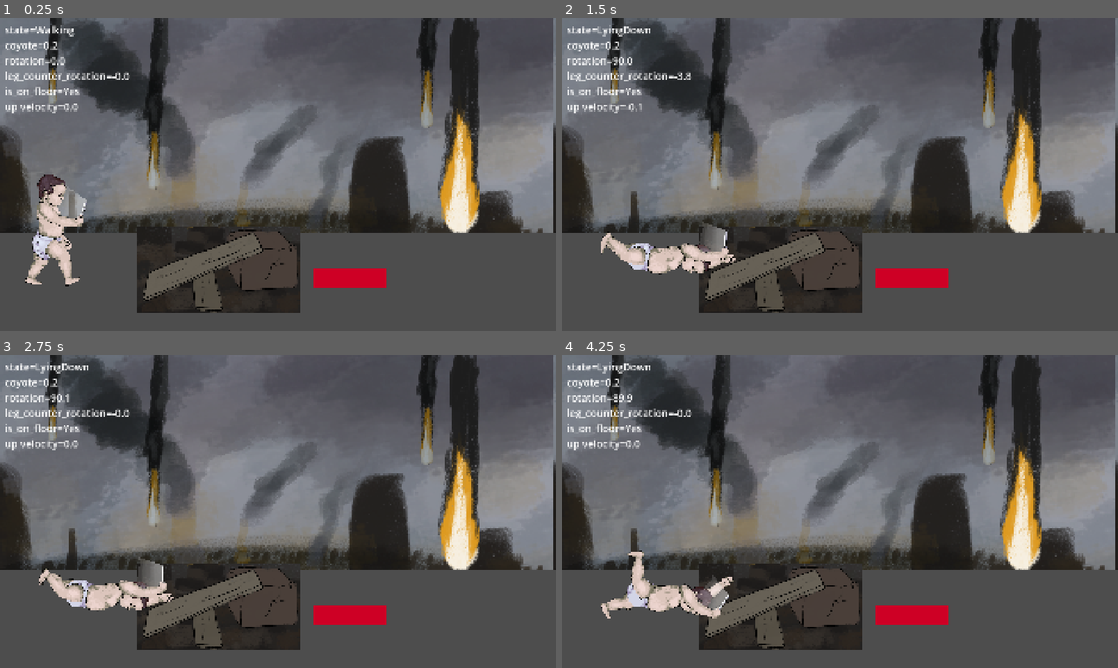
Above: before the commit, frames 1-4 (two rows, left to right).
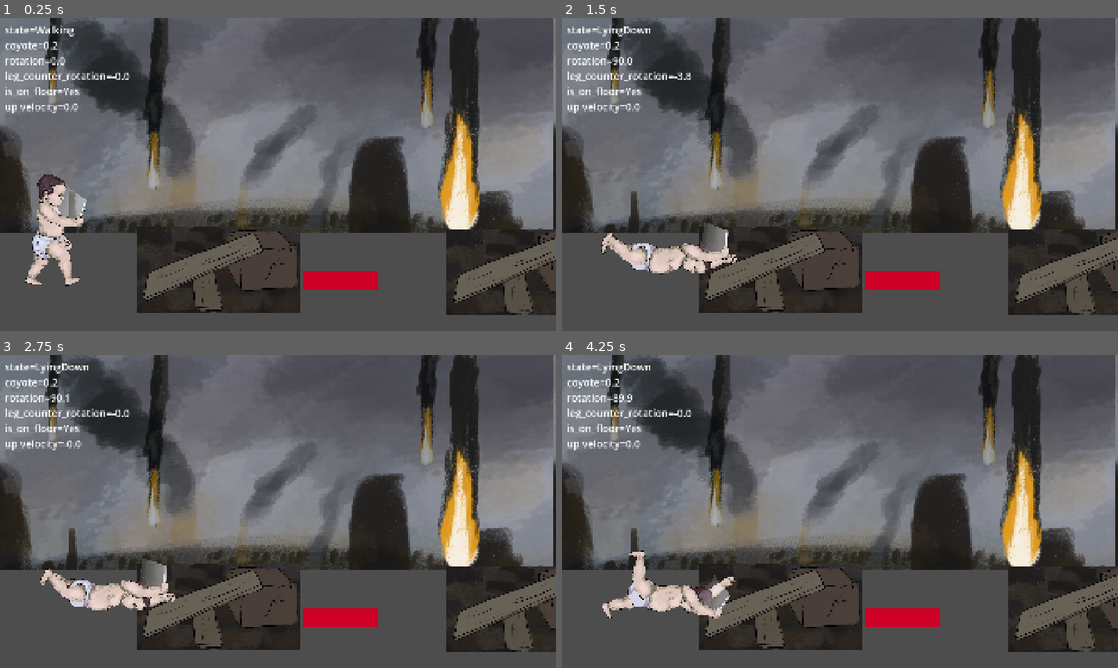
Above: after the commit, the same moments.

Repository: Ezcapist/Doomsday-Scrolling
Game: Godot game, scene res://scenes/wereld.tscn
Same seed, same stepped clock (60 frames per second), same inputs: the game is played once before the commit and once after it.
Inputs:
- Up to frame 1 (0.25 s): no input
- Up to frame 2 (1.5 s): hold D (move_right) from 0.53 s (still down)
- Up to frame 3 (2.75 s): release D (move_right) at 2.03 s; hold A (move_left) from 2.03 s (still down)
- Up to frame 4 (4.25 s): release A (move_left) at 2.78 s; hold D (move_right) from 2.78 s (still down)

The runs differ from the first frame. In frame 1, 4.7% of the frame differs, in the area x 54-100%, y 67-95%; in frame 2, 5.4%; in frame 3, 5.6%, in the area x 7-100%, y 27-95%; in frame 4, 5.4%.

Commit message:
Make player move in the air too. Make trampoline work when rotated.

Diff:
--- a/doomsday-scrolling/scenes/wereld.tscn
+++ b/doomsday-scrolling/scenes/wereld.tscn
@@ -68,5 +68,14 @@
 collision_layer = 4
 collision_mask = 15
 
+[node name="Ramp2" parent="Obstacles" instance=ExtResource("4_10pvp")]
+position = Vector2(1072, 8)
+collision_layer = 4
+collision_mask = 15
+
 [node name="Trampoline" parent="." instance=ExtResource("6_jj4wm")]
-position = Vector2(1208, 864)
+position = Vector2(1176, 872)
+
+[node name="Trampoline2" parent="." instance=ExtResource("6_jj4wm")]
+position = Vector2(2224, 864)
+rotation = 0.345894
--- a/doomsday-scrolling/scripts/player.gd
+++ b/doomsday-scrolling/scripts/player.gd
@@ -3,6 +3,7 @@
 @export var top_speed: float = 50.0
 @export var tilt_strength: float = 1000.0
 @export var walk_strength: float = 500.0
+@export var fly_strength: float = 100.0
 @export var damp_strength: float = 500.0
 @export var max_bend_angle: float = 70.0
 @export var upright_recover_angle: float = 50.0
@@ -44,6 +45,7 @@
 
 func _physics_process(delta: float):
 	is_lying_down = is_on_floor and abs(rotation_degrees) > max_bend_angle
+	axis = Input.get_axis("move_left", "move_right")
 
 	if state == State.Walking:
 		process_tilt(delta)
@@ -72,6 +74,7 @@
 			state = State.Walking
 		if linear_velocity.y < -max_up_velocity:
 			linear_velocity.y = -max_up_velocity
+		apply_central_force(Vector2.RIGHT * fly_strength * mass * signf(rotation_degrees))
 		anim.speed_scale = 0.3
 
 	elif state == State.LyingDown:
@@ -101,7 +104,6 @@
 			state = State.Walking
 
 func process_tilt(delta: float):
-	axis = Input.get_axis("move_left", "move_right")
 	var tilt_force = axis * mass * tilt_strength
 	apply_torque(tilt_force * 200.0)
 
--- a/doomsday-scrolling/scripts/trampoline.gd
+++ b/doomsday-scrolling/scripts/trampoline.gd
@@ -5,5 +5,6 @@
 
 func _on_area_body_entered(body: Node2D):
 	if body is RigidBody2D:
-		body.linear_velocity.y = -body.linear_velocity.y * bounciness - extra_velocity
+		var dir = -global_transform.y
+		body.linear_velocity = body.linear_velocity.bounce(dir) * bounciness + extra_velocity * dir
 	pass
